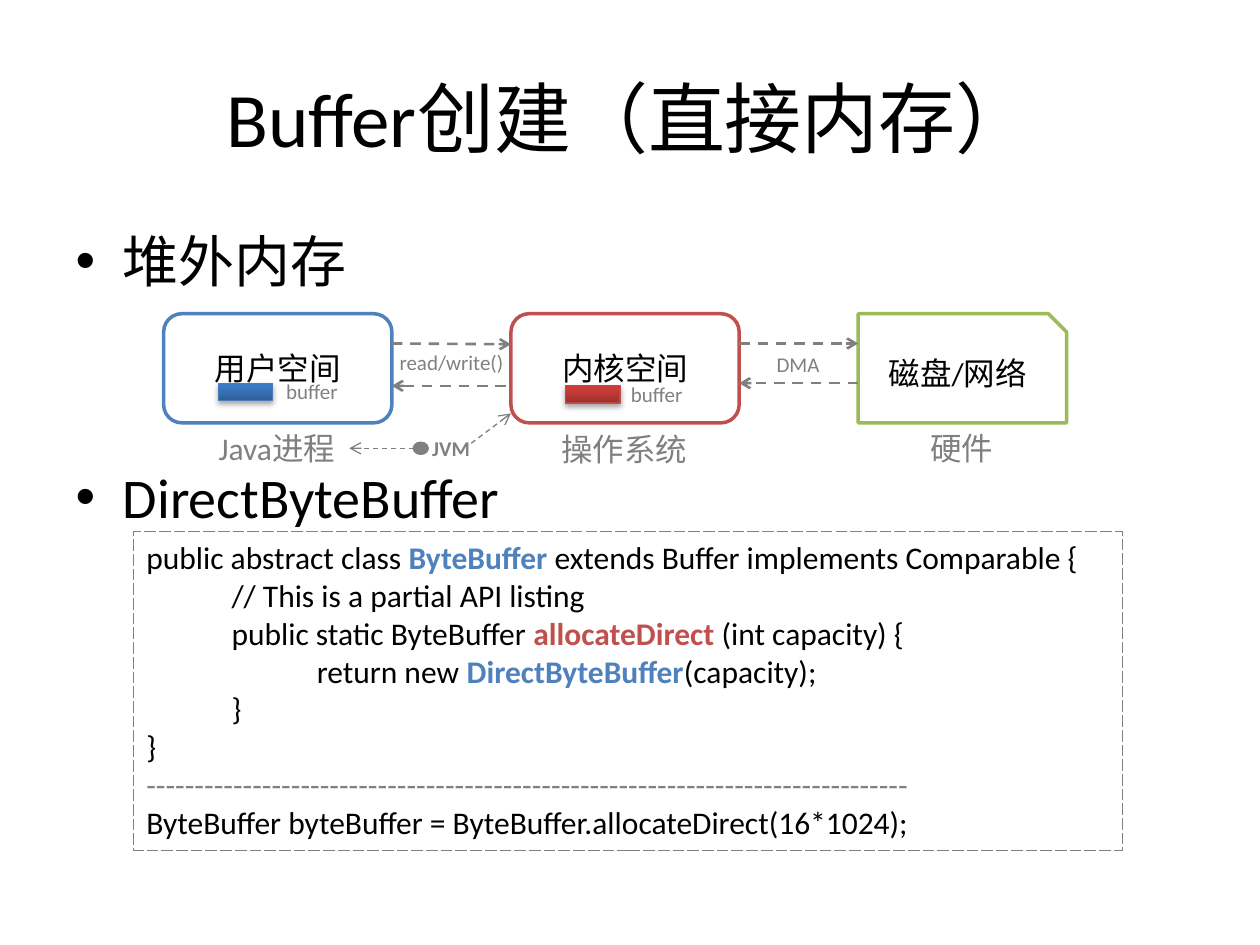
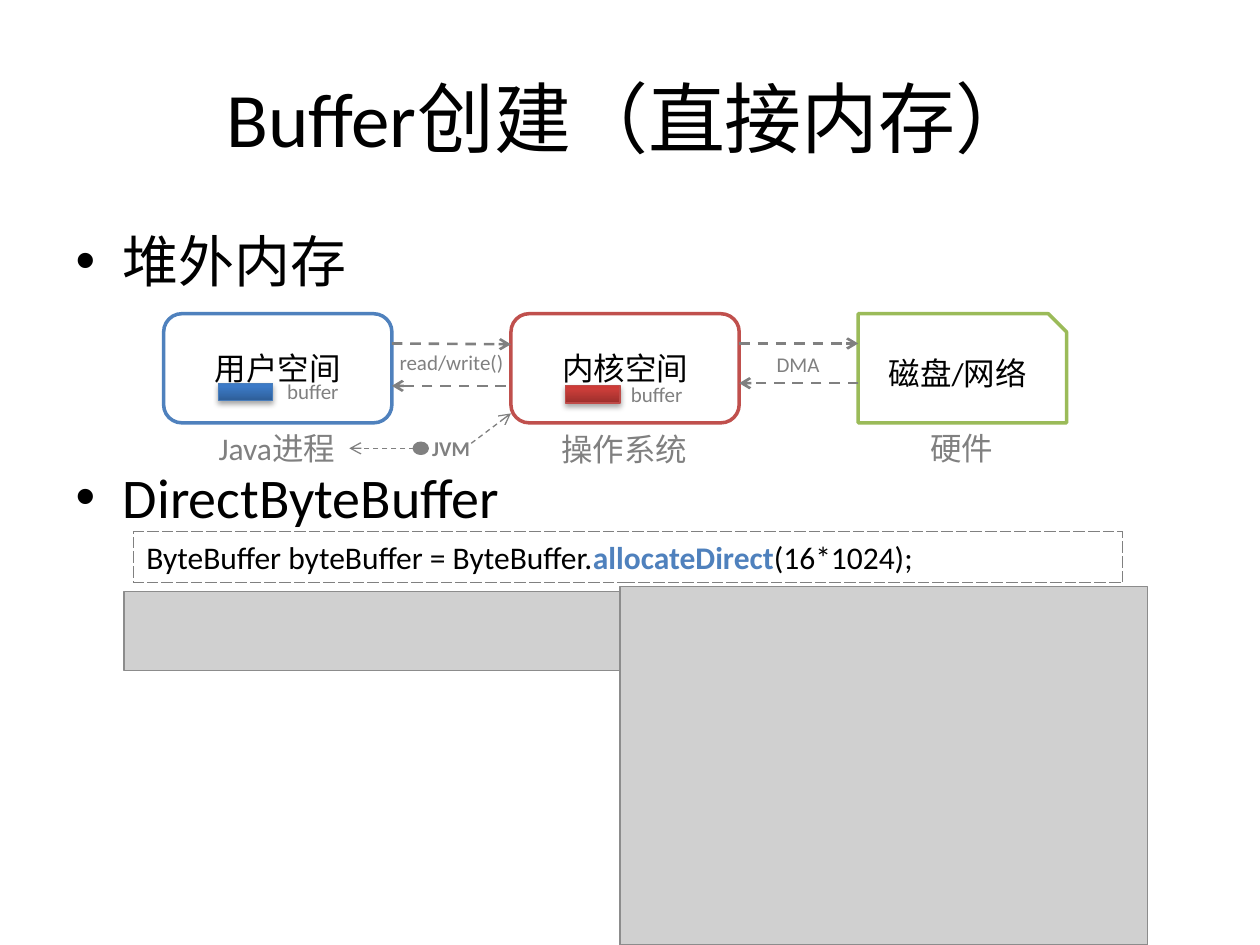
Before and after one commit to guhanjie/Knowledge-sharing, a slide deck: slide 17 of 扒一扒Java IO那些事儿.pptx. Drawn at 1260x945 pixels with LibreOffice and Linux fonts; fonts in the diff are those of the drawing; grey boxes stand for pictures. Boxes give left, top, right and bottom in pixels: in the first picture for what was removed or moved away, otherwise in the second. Text is boxed around its words. In the diff, an @@ line names an element or a change of style, - is before the commit and + after.

```diff
--- a/扒一扒Java IO那些事儿.pptx
+++ b/扒一扒Java IO那些事儿.pptx
@@ rectangle "ByteBuffer byteBuffer = ByteBuffer.allocateDirect(16*1024);" resized from (x1=134, y1=532, x2=1123, y2=849) to (x1=134, y1=532, x2=1123, y2=582) @@
@@ rectangle "ByteBuffer byteBuffer = ByteBuffer.allocateDirect(16*1024);" at (x1=134, y1=532, x2=1123, y2=582): text colour #000000 to #4F81BD, bold on in "ByteBuffer.allocateDirect(16*1024);" @@
@@ text in rectangle at (x1=146, y1=547, x2=1061, y2=688): paragraphs removed @@
-public abstract class ByteBuffer extends Buffer implements Comparable {
-// This is a partial API listing
-public static ByteBuffer allocateDirect (int capacity) {
-return new DirectByteBuffer(capacity);
-}
-}
--------------------------------------------------------------------------------
@@ picture added at (x1=123, y1=591, x2=635, y2=669) @@
@@ picture added at (x1=620, y1=587, x2=1148, y2=945) @@
```
Also in this commit, not shown: 8 other slides changed, 7 slides added, 1 slide removed.
